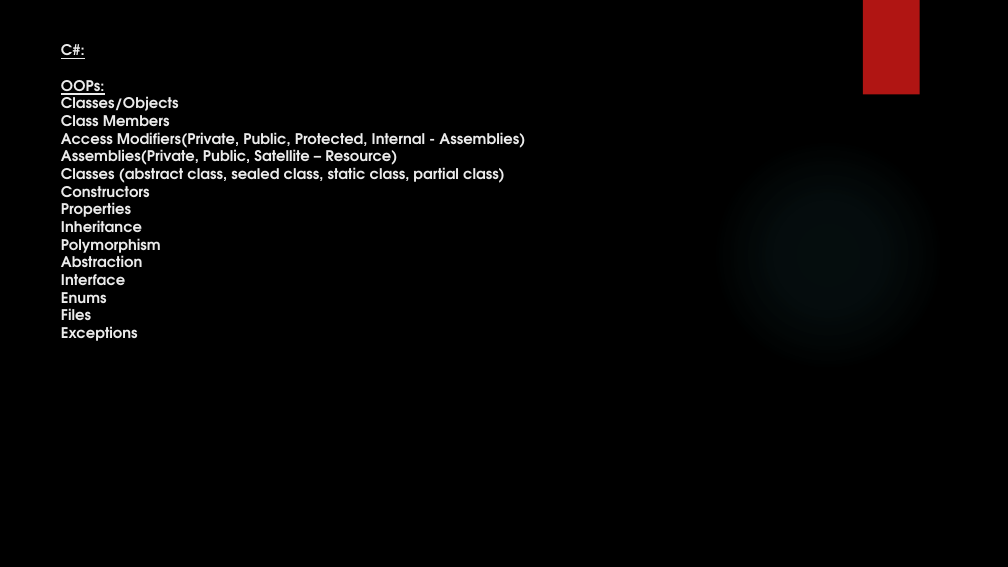
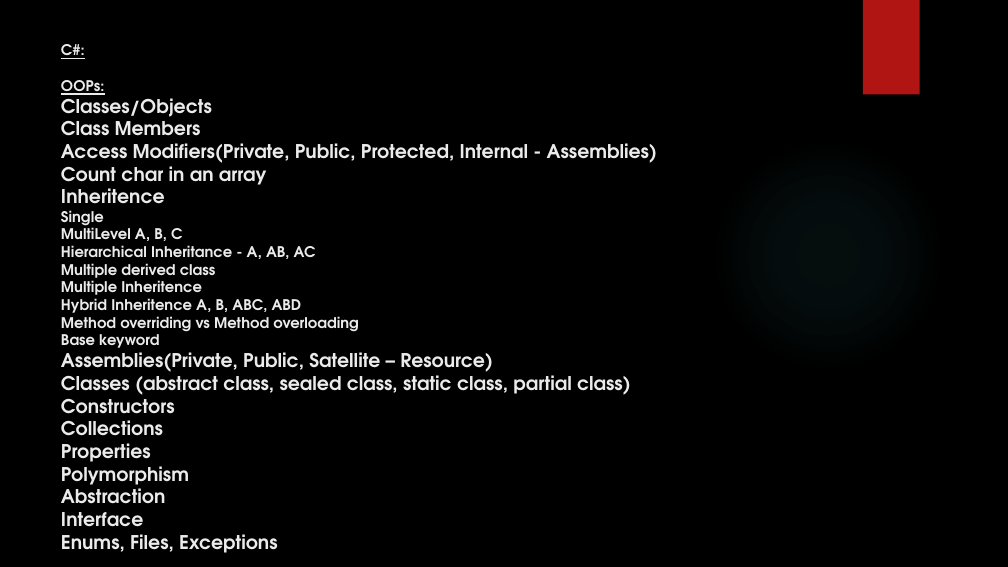
Before and after one commit to Manisoft55/AimorePractice, a slide deck: slide 10 of Notes/Day2_26_07_2022.pptx. Drawn at 1008x567 pixels with LibreOffice and Linux fonts; fonts in the diff are those of the drawing; background and template pictures are left out. Boxes give left, top, right and bottom in pixels: in the first picture for what was removed or moved away, otherwise in the second. Text is boxed around its words. In the diff, an @@ line names an element or a change of style, - is before the commit and + after.

```diff
--- a/Notes/Day2_26_07_2022.pptx
+++ b/Notes/Day2_26_07_2022.pptx
@@ title at bbox=[61, 44, 657, 527]: text changed; size 14 to 18 pt @@
-C#:
-OOPs:
-Classes/Objects
-Class Members
-Access Modifiers(Private, Public, Protected, Internal - Assemblies)
-Assemblies(Private, Public, Satellite – Resource)
-Classes (abstract class, sealed class, static class, partial class)
-Constructors
-Properties
-Inheritance
-Polymorphism
-Abstraction
-Interface
-Enums
-Files
-Exceptions
+C#:
+OOPs:
+Classes/Objects
+Class Members
+Access Modifiers(Private, Public, Protected, Internal - Assemblies)
+Count char in an array
+Inheritence
+Single
+MultiLevel A, B, C
+Hierarchical Inheritance - A, AB, AC
+Multiple derived class
+Multiple Inheritence
+Hybrid Inheritence A, B, ABC, ABD
+Method overriding vs Method overloading
+Base keyword
+Assemblies(Private, Public, Satellite – Resource)
+Classes (abstract class, sealed class, static class, partial class)
+Constructors
+Collections
+Properties
+Polymorphism
+Abstraction
+Interface
+Enums, Files, Exceptions
```
Also in this commit, not shown: 1 other slide changed, 17 other files.
